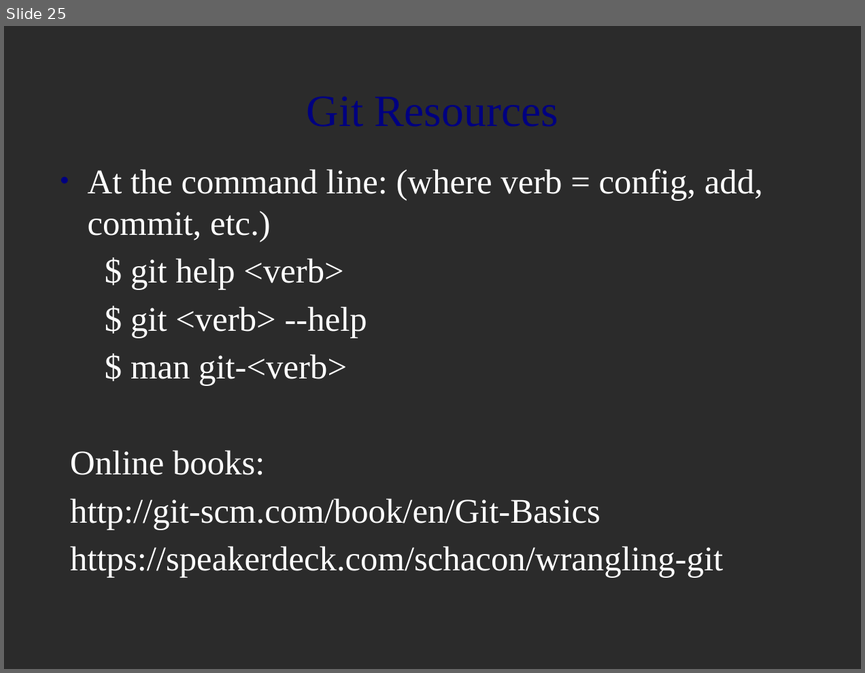
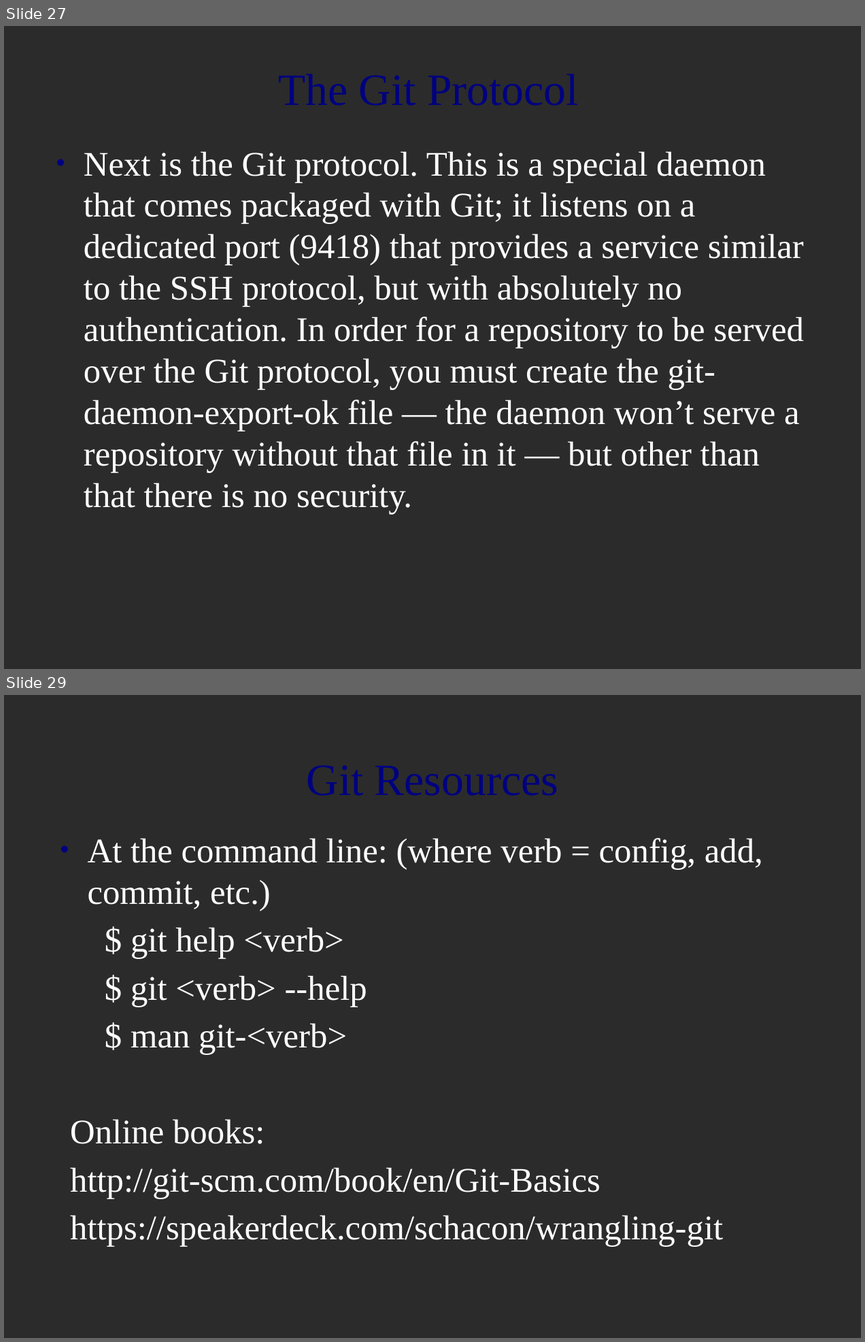
Before and after one commit to MariamP/myRepo, a slide deck: git_intro.odp. Shown one above the other, each under a label of ours: slide 25 before the commit, slides 27 and 29 after it; the slides between them are not shown. The pictures are 865x673 and 865x1342 pixels, drawn with LibreOffice and Linux fonts; fonts in the diff are those of the drawing; background and template pictures are left out; a plain dark background stands for a picture behind light text. Boxes give left, top, right and bottom in pixels: in the first picture for what was removed or moved away, otherwise in the second. Text is boxed around its words. In the diff, an @@ line names an element or a change of style, - is before the commit and + after.

Commit message:
- Added information about git protocols.

```diff
--- a/git_intro.odp
+++ b/git_intro.odp
@@ slide 27 added at <box>4,26,861,669</box>, background picture (left out) @@
@@ text added at <box>84,151,804,514</box>, 32 pt, text #FFFFFF @@
+● Next is the Git protocol. This is a special daemon that comes packaged with Git; it listens on a dedicated port (9418) that provides a service similar to the SSH protocol, but with absolutely no authentication. In order for a repository to be served over the Git protocol, you must create the git-daemon-export-ok file — the daemon won’t serve a repository without that file in it — but other than that there is no security.
@@ title added at <box>191,151,418,182</box>, 41.4 pt, text #000080 @@
+The Git Protocol
@@ what was slide 25 is now slide 29 @@
```
Also in this commit, not shown: 4 other slides added, 1 slide removed.
